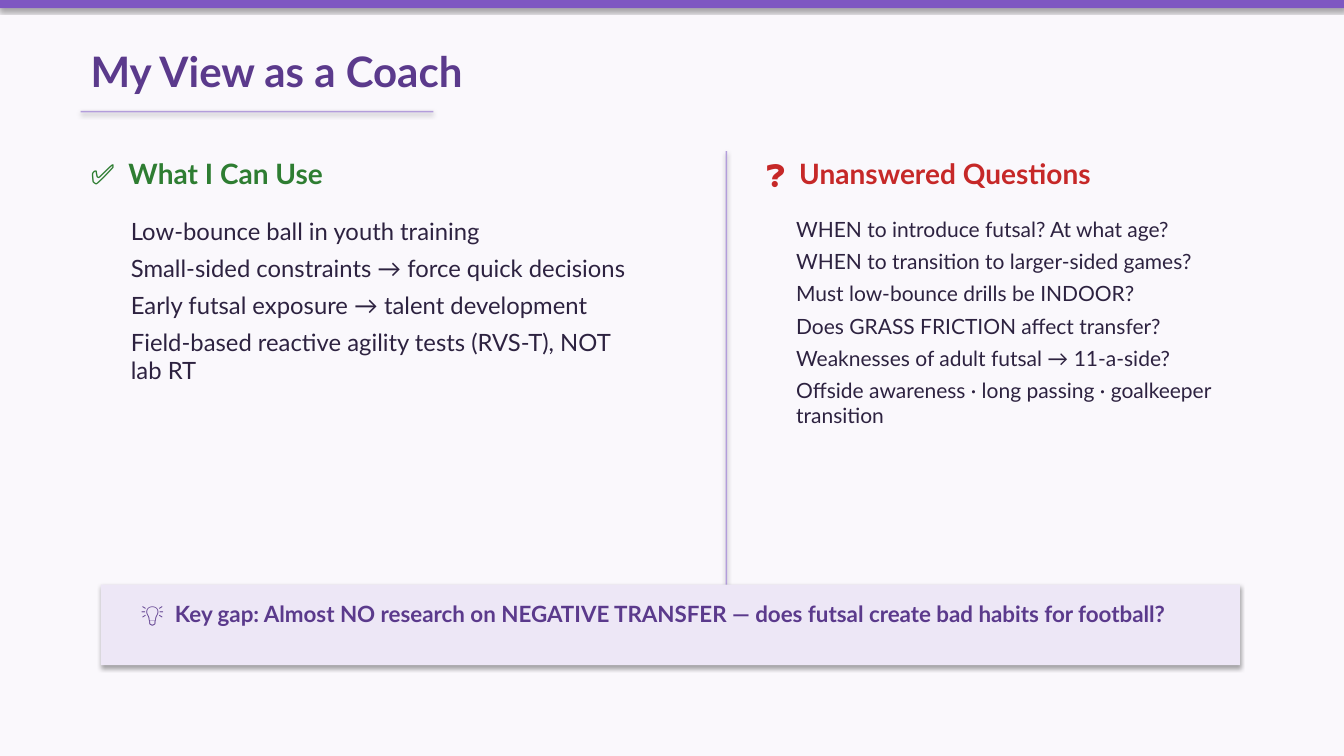
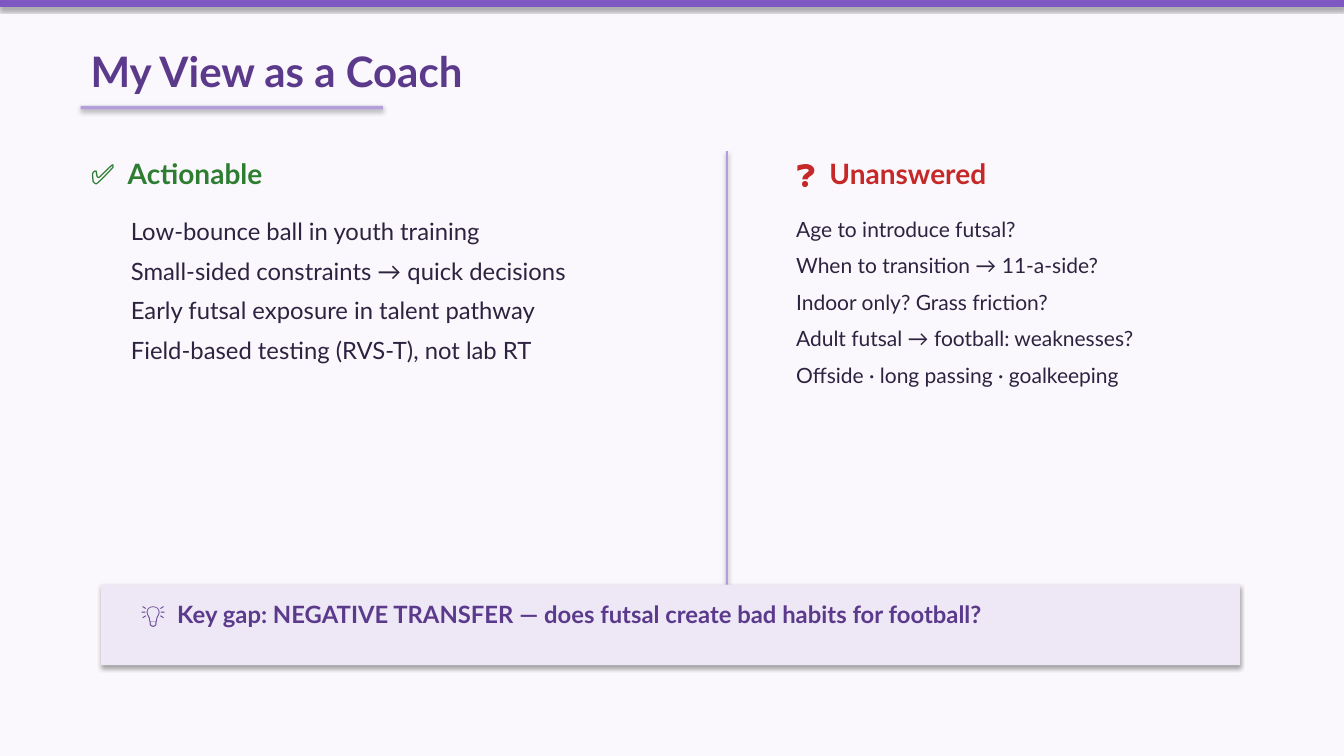
Before and after one commit to 975801846-star/workspace-outputs, a slide deck: slide 6 of lr-slides/Presenting_Article_Pena-Ardila.pptx. Drawn at 1344x756 pixels with LibreOffice and Linux fonts; fonts in the diff are those of the drawing. Boxes give left, top, right and bottom in pixels: in the first picture for what was removed or moved away, otherwise in the second. Text is boxed around its words. In the diff, an @@ line names an element or a change of style, - is before the commit and + after.

```diff
--- a/lr-slides/Presenting_Article_Pena-Ardila.pptx
+++ b/lr-slides/Presenting_Article_Pena-Ardila.pptx
@@ rectangle: place and size @@
-rectangle at bbox=[81, 111, 434, 113]
+rectangle at bbox=[81, 106, 383, 109]
@@ text at bbox=[128, 163, 263, 184]: text changed @@
-✅ What I Can Use
+✅ Actionable
@@ rectangle: place and size @@
-rectangle at bbox=[726, 151, 727, 605]
+rectangle at bbox=[726, 151, 728, 655]
@@ text at bbox=[829, 163, 986, 185]: text changed @@
-❓ Unanswered Questions
+❓ Unanswered
@@ text at bbox=[796, 221, 1133, 387]: text changed @@
-WHEN to introduce futsal? At what age?
-WHEN to transition to larger-sided games?
-Must low-bounce drills be INDOOR?
-Does GRASS FRICTION affect transfer?
-Weaknesses of adult futsal → 11-a-side?
-Offside awareness · long passing · goalkeeper transition
+Age to introduce futsal?
+When to transition → 11-a-side?
+Indoor only? Grass friction?
+Adult futsal → football: weaknesses?
+Offside · long passing · goalkeeping
@@ text at bbox=[131, 262, 565, 364]: text changed @@
-Small-sided constraints → force quick decisions
-Early futsal exposure → talent development
-Field-based reactive agility tests (RVS-T), NOT lab RT
+Small-sided constraints → quick decisions
+Early futsal exposure in talent pathway
+Field-based testing (RVS-T), not lab RT
@@ text at bbox=[177, 605, 982, 628]: text changed; size 16 to 17 pt @@
-💡 Key gap: Almost NO research on NEGATIVE TRANSFER — does futsal create bad habits for football?
+💡 Key gap: NEGATIVE TRANSFER — does futsal create bad habits for football?
```
Also in this commit, not shown: 6 other slides changed.
